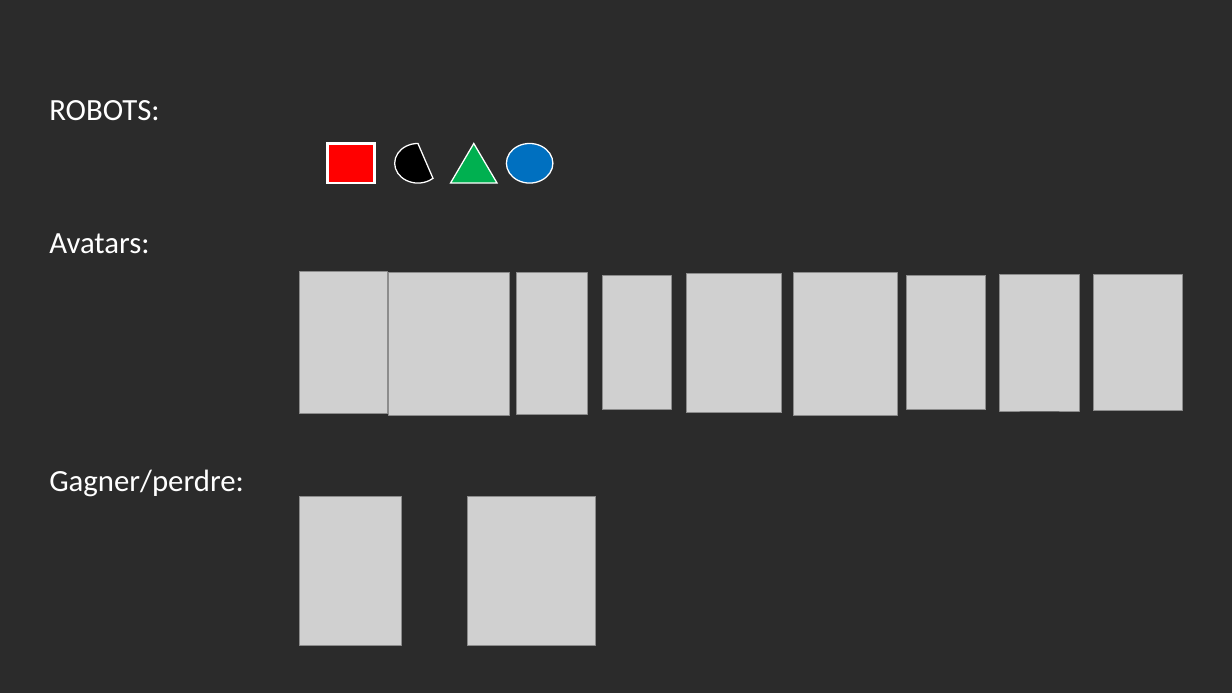
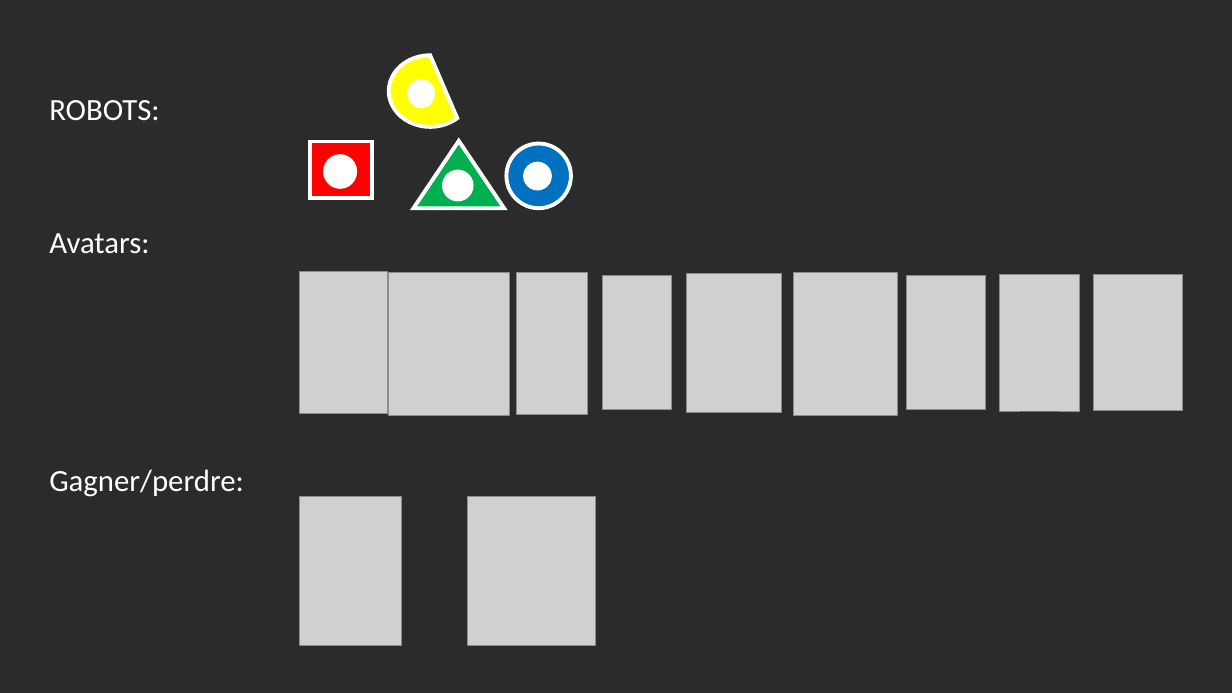
Before and after one commit to nembot/projet-ihm, a slide deck: slide 3 of IHM_image et maquette.pptx. Drawn at 1232x693 pixels with LibreOffice and Linux fonts; fonts in the diff are those of the drawing; grey boxes stand for pictures; background and template pictures are left out; a plain dark background stands for a picture behind light text. Boxes give left, top, right and bottom in pixels: in the first picture for what was removed or moved away, otherwise in the second. Text is boxed around its words. In the diff, an @@ line names an element or a change of style, - is before the commit and + after.

Commit message:
- mise  à jour de prez

```diff
--- a/IHM_image et maquette.pptx
+++ b/IHM_image et maquette.pptx
@@ chord (boxed as its full ellipse): place and size @@
-chord (boxed as its full ellipse) at bbox=[395, 143, 441, 183]
+chord (boxed as its full ellipse) at bbox=[389, 55, 472, 128]
@@ chord (boxed as its full ellipse) at bbox=[389, 55, 472, 128]: fill #000000 to #FFFF00; outline #FFFFFF 1 pt to #FFFFFF 3 pt @@
@@ ellipse added at bbox=[409, 81, 433, 106], fill #FFFFFF, outline #FFFFFF 3 pt @@
@@ rectangle: place and size @@
-rectangle at bbox=[328, 143, 374, 183]
+rectangle at bbox=[311, 141, 372, 198]
@@ rectangle at bbox=[311, 141, 372, 198]: outline #FFFFFF 2.25 pt to #FFFFFF 3 pt @@
@@ triangle at bbox=[413, 141, 504, 209]: outline #FFFFFF 1 pt to #FFFFFF 3 pt @@
@@ triangle: place and size @@
-triangle at bbox=[451, 143, 497, 183]
+triangle at bbox=[413, 141, 504, 209]
@@ ellipse: place and size @@
-ellipse at bbox=[506, 143, 553, 183]
+ellipse at bbox=[506, 143, 571, 208]
@@ ellipse at bbox=[506, 143, 571, 208]: outline #FFFFFF 1 pt to #FFFFFF 3 pt @@
@@ ellipse added at bbox=[325, 156, 356, 187], fill #FFFFFF, outline #FFFFFF 3 pt @@
@@ ellipse added at bbox=[444, 172, 471, 200], fill #FFFFFF, outline #FFFFFF 3 pt @@
@@ ellipse added at bbox=[525, 164, 550, 189], fill #FFFFFF, outline #FFFFFF 3 pt @@
```
